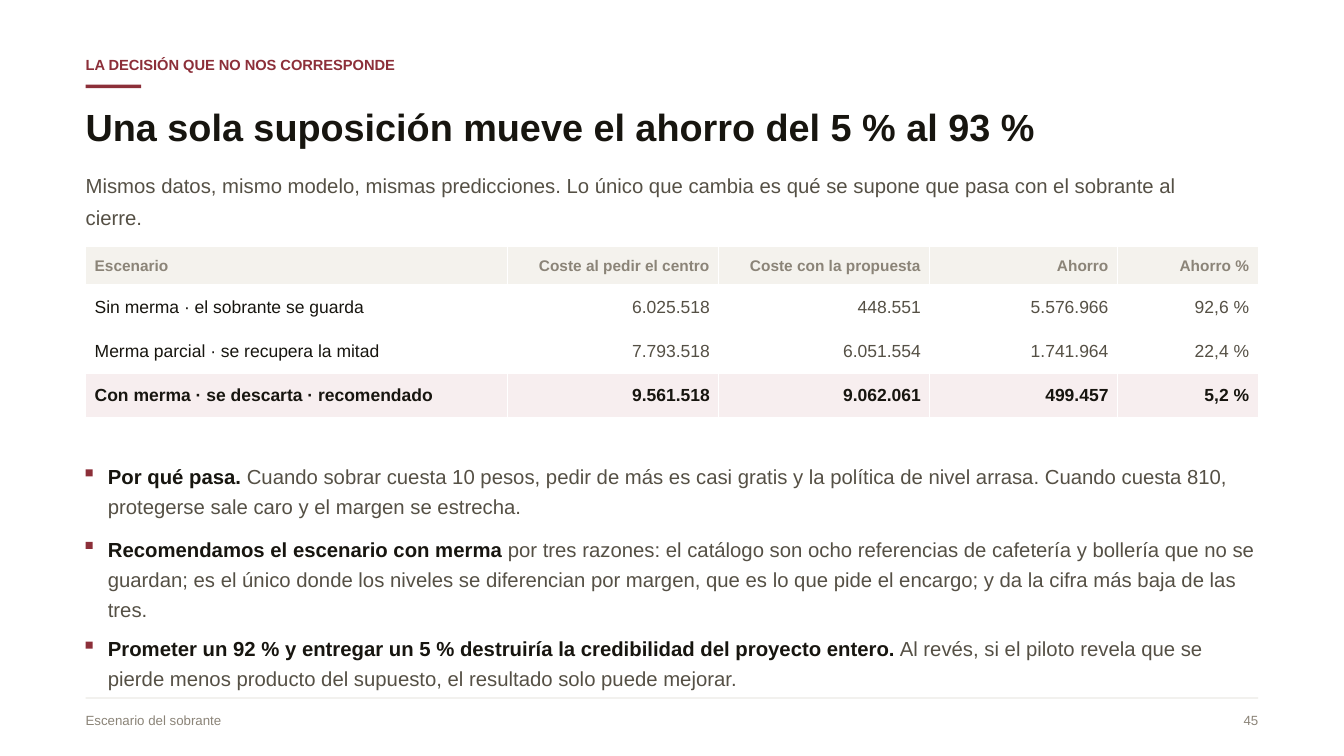
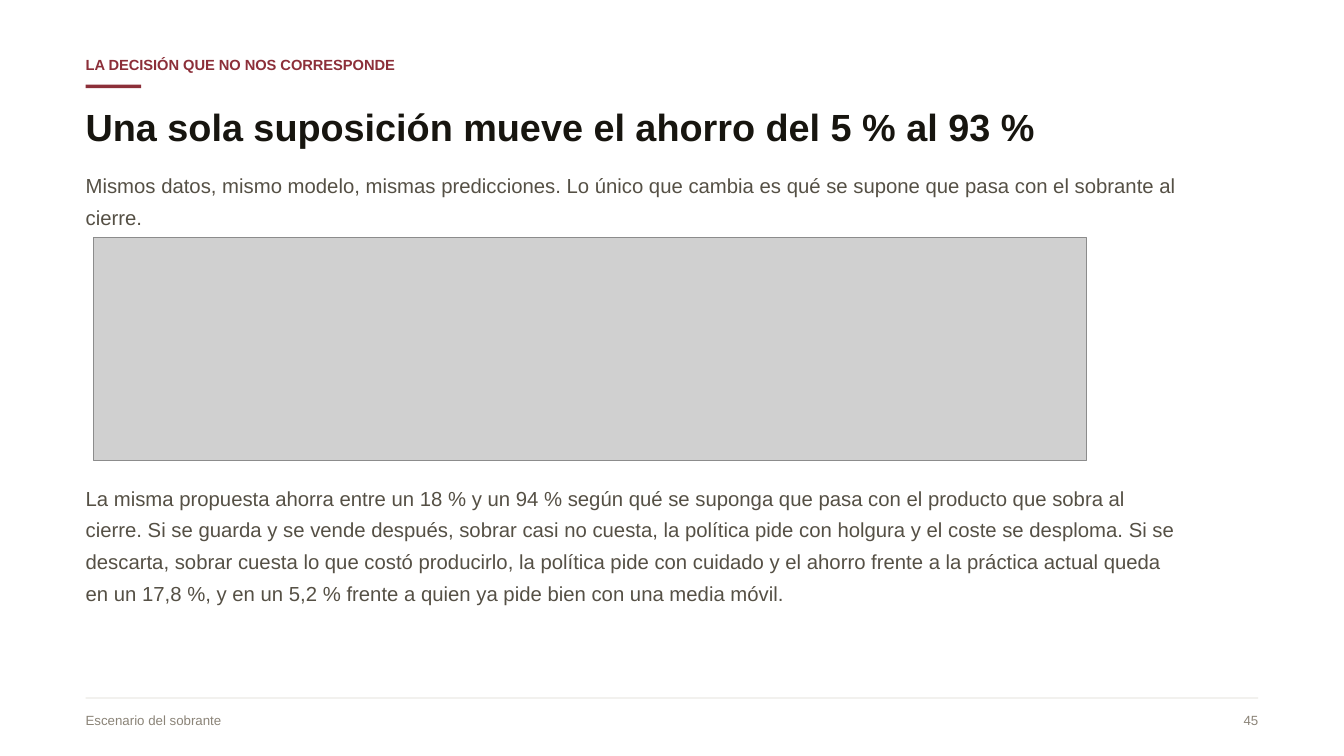
Before and after one commit to Danilo22m/Prueba_Tostao, a slide deck: slide 39 of Presentacion_Caso_A.pptx. Drawn at 1344x756 pixels with LibreOffice and Linux fonts; fonts in the diff are those of the drawing; grey boxes stand for pictures. Boxes give left, top, right and bottom in pixels: in the first picture for what was removed or moved away, otherwise in the second. Text is boxed around its words. In the diff, an @@ line names an element or a change of style, - is before the commit and + after.

```diff
--- a/Presentacion_Caso_A.pptx
+++ b/Presentacion_Caso_A.pptx
@@ picture added at (x1=94, y1=237, x2=1087, y2=461) @@
@@ table removed at (x1=86, y1=247, x2=1258, y2=418), 4 rows, 5 columns @@
-Escenario | Coste al pedir el centro | Coste con la propuesta | Ahorro | Ahorro %
-Sin merma · el sobrante se guarda | 6.025.518 | 448.551 | 5.576.966 | 92,6 %
-Merma parcial · se recupera la mitad | 7.793.518 | 6.051.554 | 1.741.964 | 22,4 %
-Con merma · se descarta · recomendado | 9.561.518 | 9.062.061 | 499.457 | 5,2 %
@@ rectangle removed at (x1=86, y1=470, x2=93, y2=477) @@
@@ text removed at (x1=108, y1=469, x2=1227, y2=518) @@
-Por qué pasa. Cuando sobrar cuesta 10 pesos, pedir de más es casi gratis y la política de nivel arrasa. Cuando cuesta 810, protegerse sale caro y el margen se estrecha.
@@ text added at (x1=86, y1=491, x2=1173, y2=606), 14.5 pt, text #555045 @@
+La misma propuesta ahorra entre un 18 % y un 94 % según qué se suponga que pasa con el producto que sobra al cierre. Si se guarda y se vende después, sobrar casi no cuesta, la política pide con holgura y el coste se desploma. Si se descarta, sobrar cuesta lo que costó producirlo, la política pide con cuidado y el ahorro frente a la práctica actual queda en un 17,8 %, y en un 5,2 % frente a quien ya pide bien con una media móvil.
@@ rectangle removed at (x1=86, y1=542, x2=93, y2=549) @@
@@ text removed at (x1=108, y1=542, x2=1254, y2=617) @@
-Recomendamos el escenario con merma por tres razones: el catálogo son ocho referencias de cafetería y bollería que no se guardan; es el único donde los niveles se diferencian por margen, que es lo que pide el encargo; y da la cifra más baja de las tres.
@@ rectangle removed at (x1=86, y1=642, x2=93, y2=649) @@
@@ text removed at (x1=108, y1=641, x2=1202, y2=691) @@
-Prometer un 92 % y entregar un 5 % destruiría la credibilidad del proyecto entero. Al revés, si el piloto revela que se pierde menos producto del supuesto, el resultado solo puede mejorar.
```
Also in this commit, not shown: 4 other slides changed, 1 slide removed, 3 other files.
